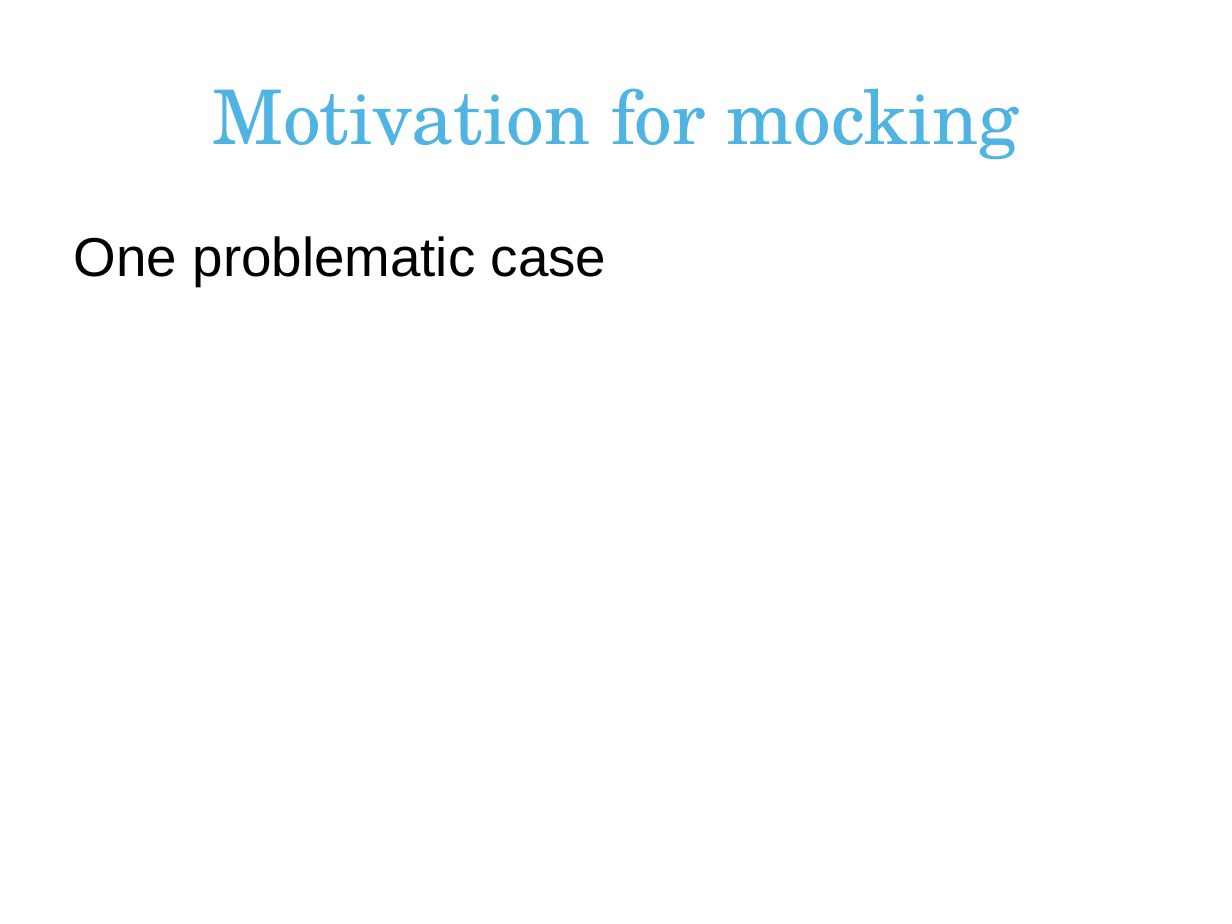
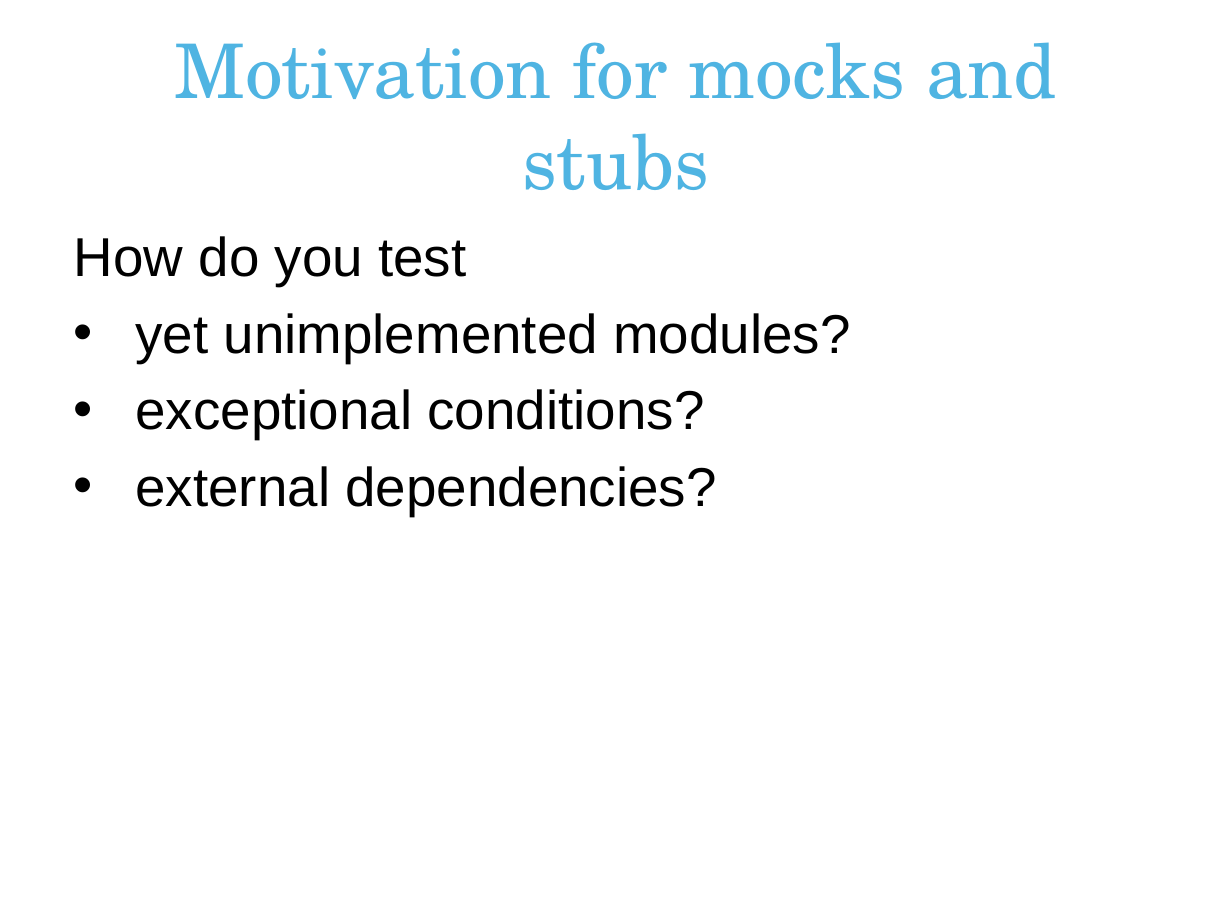
Before and after one commit to erjw/mockito-basic-lab, a slide deck: slide 2 of mockito-presentation.pptx. Drawn at 1232x924 pixels with LibreOffice and Linux fonts; fonts in the diff are those of the drawing; background and template pictures are left out. Boxes give left, top, right and bottom in pixels: in the first picture for what was removed or moved away, otherwise in the second. Text is boxed around its words. In the diff, an @@ line names an element or a change of style, - is before the commit and + after.

```diff
--- a/mockito-presentation.pptx
+++ b/mockito-presentation.pptx
@@ title at (x1=174, y1=42, x2=1057, y2=190): text changed @@
-Motivation for mocking
+Motivation for mocks and stubs
@@ text at (x1=74, y1=236, x2=850, y2=516): text changed @@
-One problematic case
+How do you test
+• yet unimplemented modules?
+• exceptional conditions?
+• external dependencies?
```
Also in this commit, not shown: 4 other slides changed, 3 slides added.
